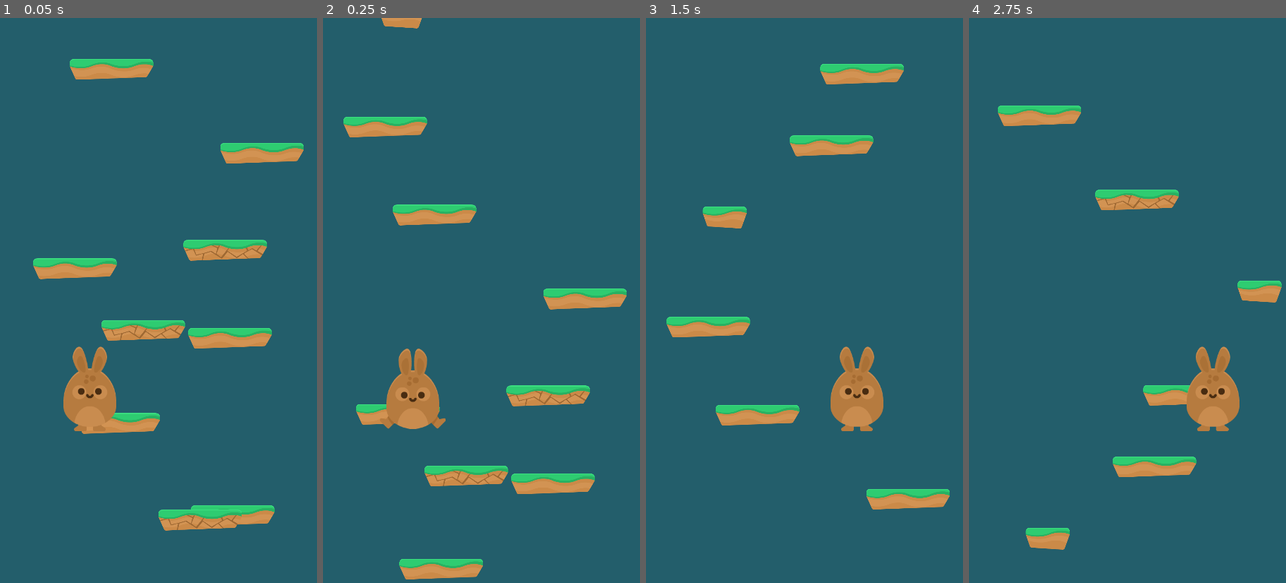
Above: before the commit, frames 1-4 (left to right).
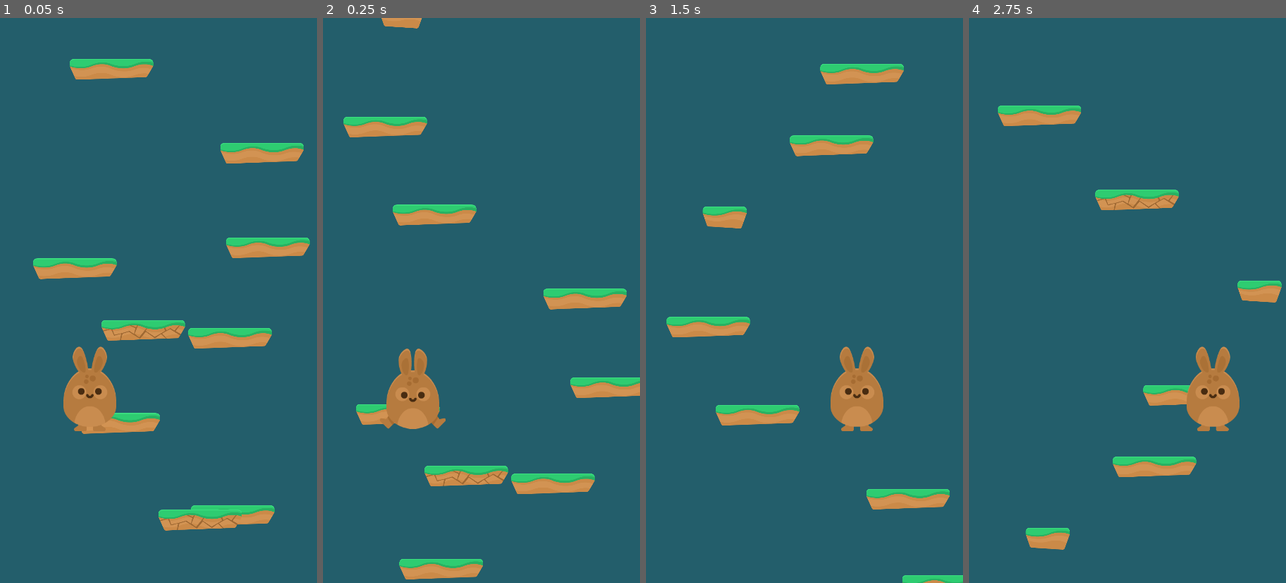
Above: after the commit, the same moments.

Repository: avodhel/Godot-Learn-Projects
Game: Godot game, scene res://Scenes/Game.tscn
Same seed, same stepped clock (60 frames per second), same inputs: the game is played once before the commit and once after it.
Inputs:
- Up to frame 1 (0.05 s): no input
- Up to frame 2 (0.25 s): no input
- Up to frame 3 (1.5 s): tap Enter (ui_accept) at 0.5, 0.77 s; hold Right (ui_right) 0.53-1.28 s; hold Left (ui_left) from 1.28 s (still down)
- Up to frame 4 (2.75 s): tap Enter (ui_accept) at 1.52 s; release Left (ui_left) at 2.03 s; hold Right (ui_right) from 2.03 s (still down)

The runs differ from the first frame. In frame 1, 1.1% of the frame differs, in the area x 57-98%, y 38-43%; in frame 2, 1.5%, in the area x 57-100%, y 63-69%; in frame 3, 0.3%; in frame 4, nothing differs.

Commit message:
Platform Jump v0.11(adding moving platform)

Diff:
--- a/Platform Jump/Scenes/Game.tscn
+++ b/Platform Jump/Scenes/Game.tscn
@@ -1,15 +1,16 @@
-[gd_scene load_steps=6 format=2]
+[gd_scene load_steps=7 format=2]
 
 [ext_resource path="res://Scripts/Game.gd" type="Script" id=1]
 [ext_resource path="res://Scenes/GrassPlatform.tscn" type="PackedScene" id=2]
 [ext_resource path="res://Scenes/GrassPlatformSmall.tscn" type="PackedScene" id=3]
 [ext_resource path="res://Scenes/GrassPlatformBreak.tscn" type="PackedScene" id=4]
-[ext_resource path="res://Scenes/Player.tscn" type="PackedScene" id=5]
+[ext_resource path="res://Scenes/MovingGrassPlatform.tscn" type="PackedScene" id=5]
+[ext_resource path="res://Scenes/Player.tscn" type="PackedScene" id=6]
 
 [node name="Game" type="Node"]
 script = ExtResource( 1 )
 platforms = [ ExtResource( 2 ), ExtResource( 3 ) ]
-special_platforms = [ ExtResource( 4 ) ]
+special_platforms = [ ExtResource( 4 ), ExtResource( 5 ) ]
 
 [node name="GrassPlatform" parent="." instance=ExtResource( 2 )]
 position = Vector2( 500.721, 1159.08 )
--- /dev/null
+++ b/Platform Jump/Scenes/MovingGrassPlatform.tscn
@@ -0,0 +1,20 @@
+[gd_scene load_steps=4 format=2]
+
+[ext_resource path="res://Scripts/MovingPlatform.gd" type="Script" id=1]
+[ext_resource path="res://Scenes/GrassPlatform.tscn" type="PackedScene" id=2]
+
+[sub_resource type="Curve2D" id=1]
+_data = {
+"points": PoolVector2Array( 0, 0, 0, 0, -223.14, -62.6201, 0, 0, 0, 0, -0.222687, -2.15266, 0, 0, 0, 0, 223.597, -62.6201 )
+}
+
+[node name="MovingGrassPlatform" type="Path2D"]
+curve = SubResource( 1 )
+script = ExtResource( 1 )
+
+[node name="PathFollow" type="PathFollow2D" parent="."]
+position = Vector2( 0.294231, -2.42019 )
+offset = 231.272
+rotate = false
+
+[node name="Platform" parent="PathFollow" instance=ExtResource( 2 )]
--- /dev/null
+++ b/Platform Jump/Scripts/MovingPlatform.gd
@@ -0,0 +1,21 @@
+extends Path2D
+
+export var speed = 250
+
+var direction = 1 #left or right
+var sprite_half_width
+
+onready var path_follow = $PathFollow
+onready var platform = $PathFollow/Platform
+
+func _ready():
+	randomize()
+	direction = 1 if rand_range(0,100) > 50 else -1
+	sprite_half_width = platform.sprite_half_width
+
+func _process(delta):
+	path_follow.offset += speed * direction * delta
+	if direction > 0 and path_follow.unit_offset > 0.99: #if moving right
+		direction = -1
+	elif direction < 0 and path_follow.unit_offset < 0.01: #if moving left
+		direction = 1
Not shown: 1 places in Platform Jump/Scenes/Game.tscn that only renumber resources
